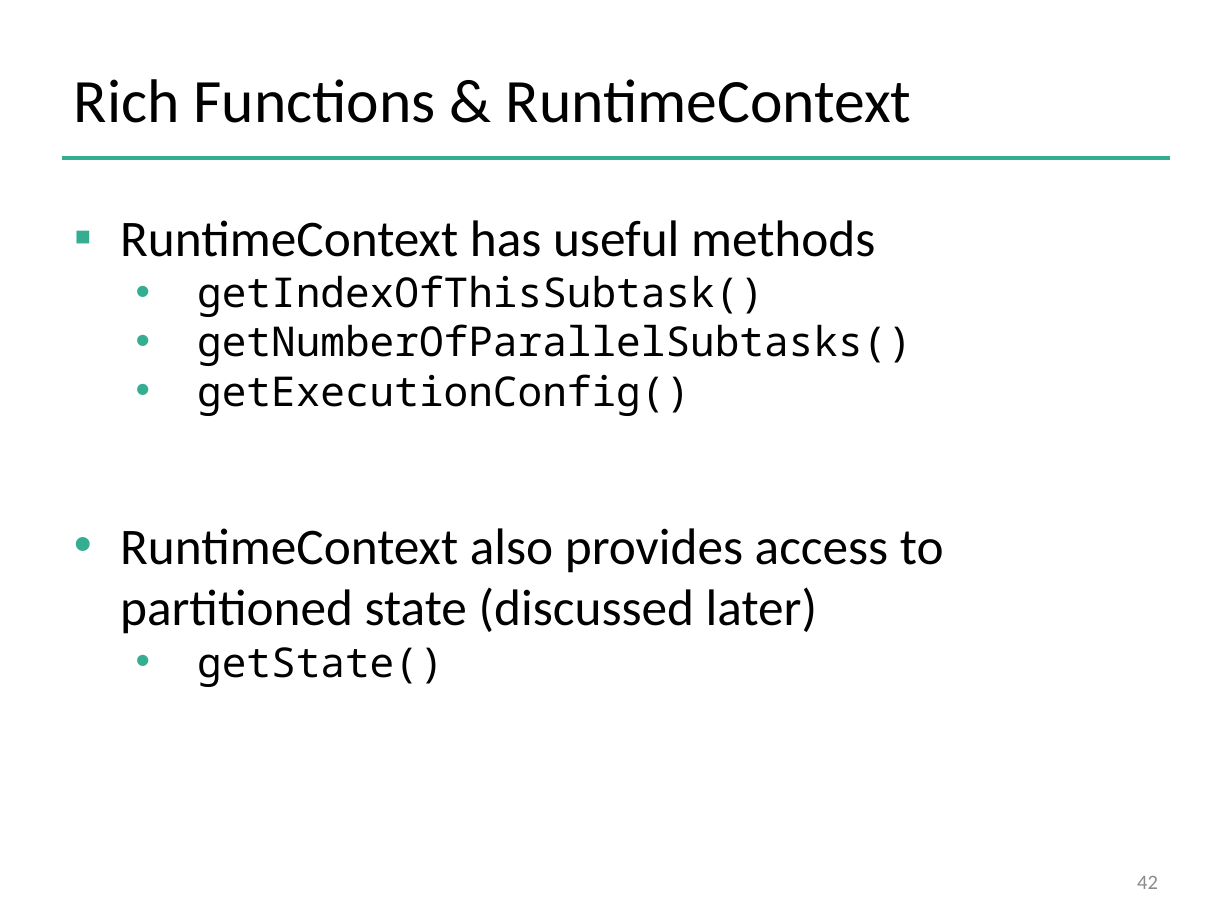
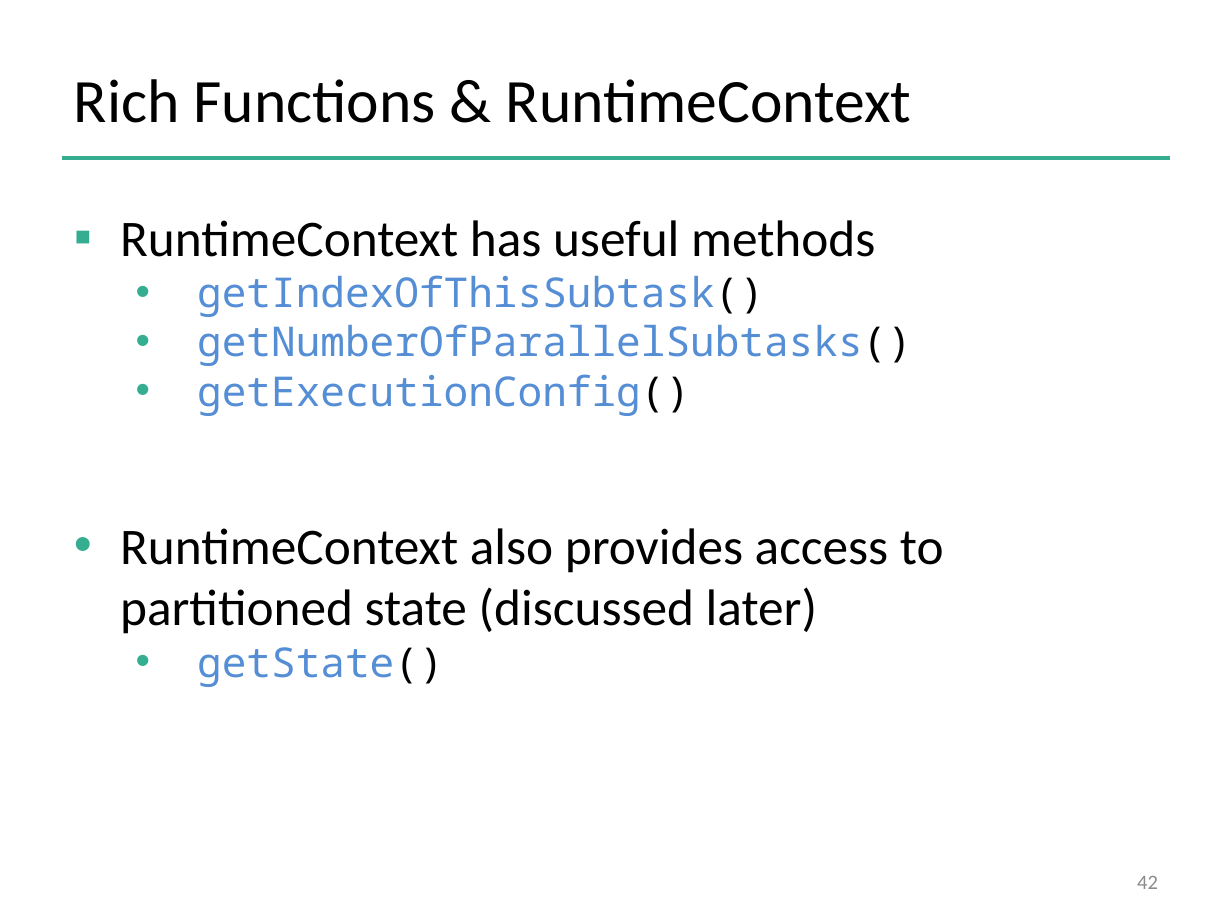
Before and after one commit to dataArtisans/flink-training-web, a slide deck: slide 42 of slides/flink_stream_basics.pptx. Drawn at 1232x924 pixels with LibreOffice and Linux fonts; fonts in the diff are those of the drawing; background and template pictures are left out. Boxes give left, top, right and bottom in pixels: in the first picture for what was removed or moved away, otherwise in the second. Text is boxed around its words. In the diff, an @@ line names an element or a change of style, - is before the commit and + after.

```diff
--- a/slides/flink_stream_basics.pptx
+++ b/slides/flink_stream_basics.pptx
@@ text at (197, 275, 912, 687): text colour #000000 to #558ED5 in "getIndexOfThisSubtask()", "getNumberOfParallelSubtasks()", "getExecutionConfig()", "getState()" @@
```
Also in this commit, not shown: 5 other slides changed, 1 slide added, 1 slide removed, 10 other files.
